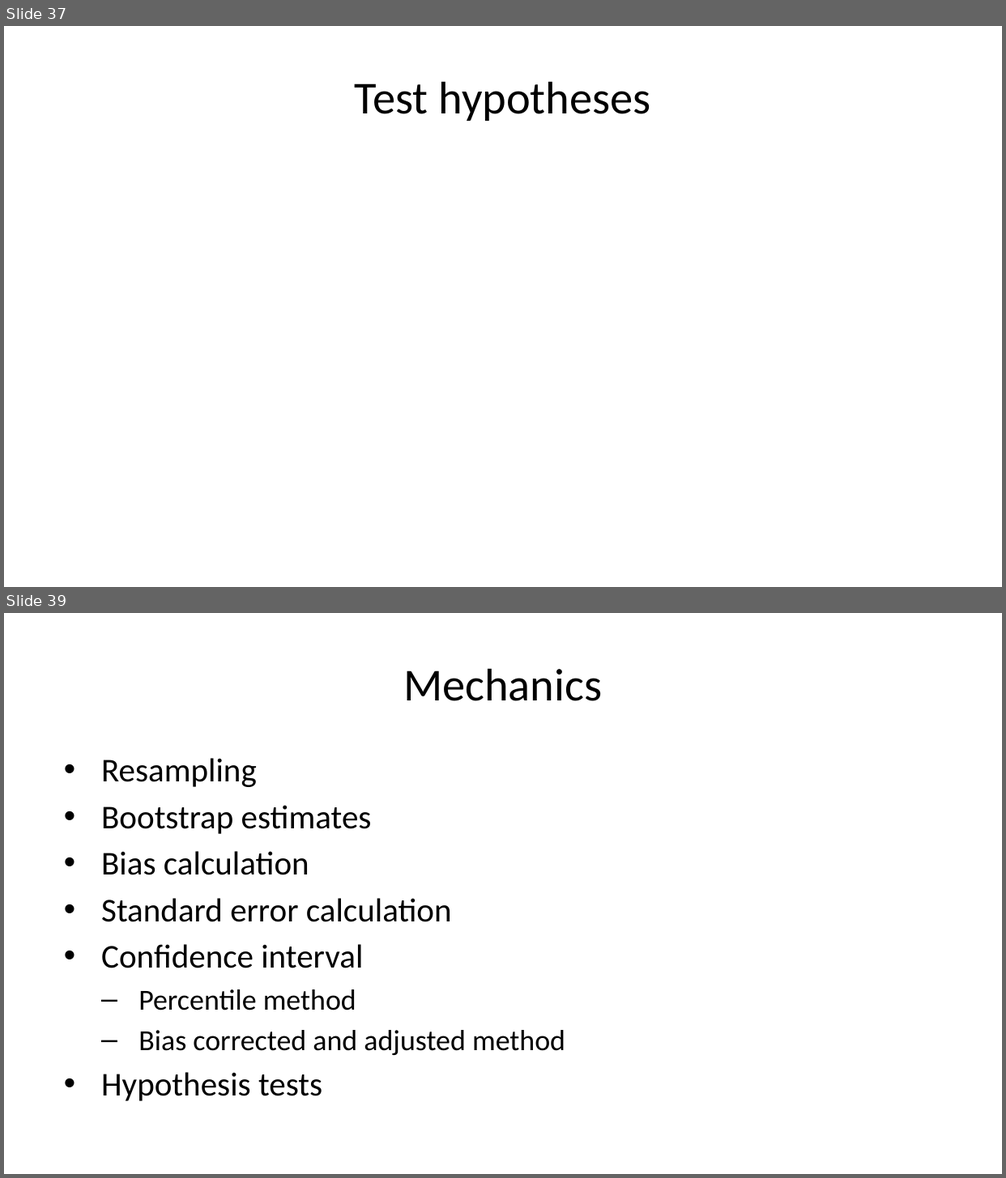
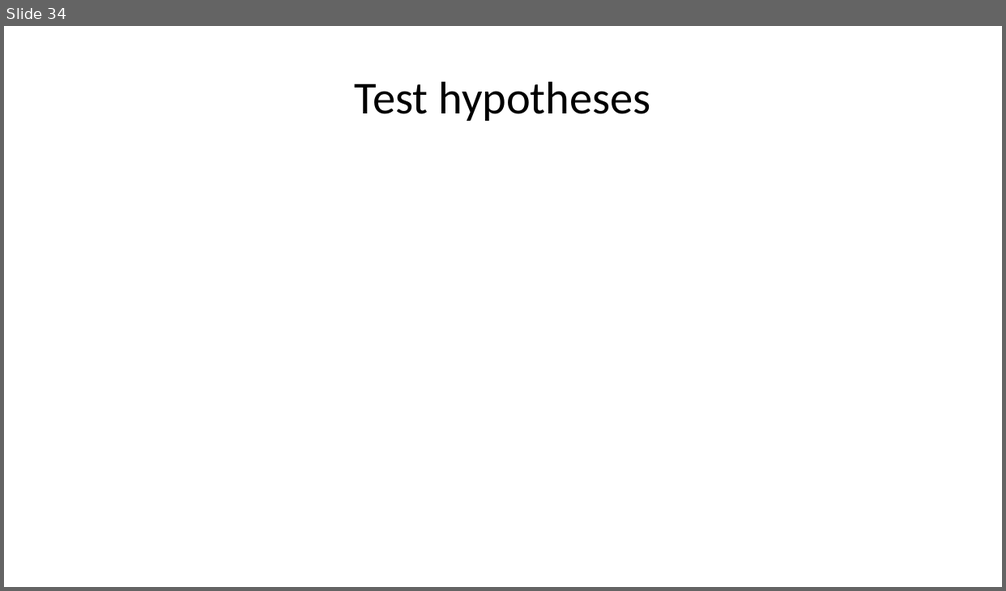
Before and after one commit to pmean/papers-and-presentations, a slide deck: bootstrap/src/bootstrap-slides.pptx. Shown one above the other, each under a label of ours: slides 37 and 39 before the commit, slide 34 after it; the slides between them are not shown. The pictures are 1006x1178 and 1006x591 pixels, drawn with LibreOffice and Linux fonts; fonts in the diff are those of the drawing. Boxes give left, top, right and bottom in pixels: in the first picture for what was removed or moved away, otherwise in the second. Text is boxed around its words. In the diff, an @@ line names an element or a change of style, - is before the commit and + after.

Commit message:
Good first draft of bootstrap talk

```diff
--- a/bootstrap/src/bootstrap-slides.pptx
+++ b/bootstrap/src/bootstrap-slides.pptx
@@ slide 39 removed at [4, 613, 1002, 1174], background #FFFFFF @@
@@ title removed at [403, 668, 602, 701] @@
-Mechanics
@@ text removed at [101, 758, 565, 1101] @@
-• Resampling
-• Bootstrap estimates
-• Bias calculation
-• Standard error calculation
-• Confidence interval
-  – Percentile method
-  – Bias corrected and adjusted method
-• Hypothesis tests
@@ what was slide 37 is now slide 34 @@
```
Also in this commit, not shown: 10 slides changed, 27 slides added, 5 other slides removed, 6 other files.
